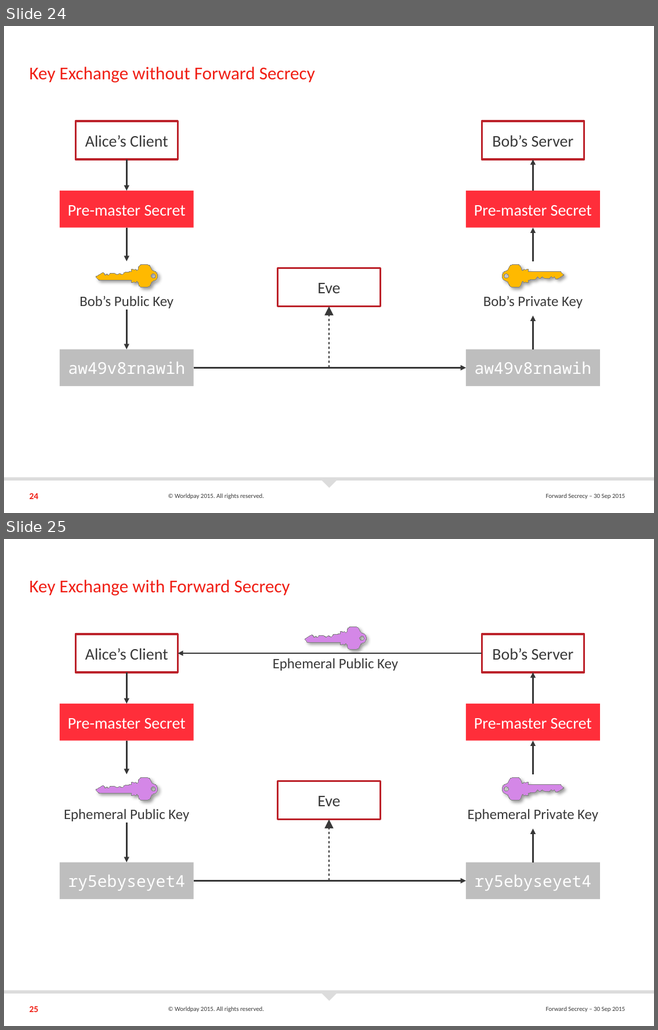
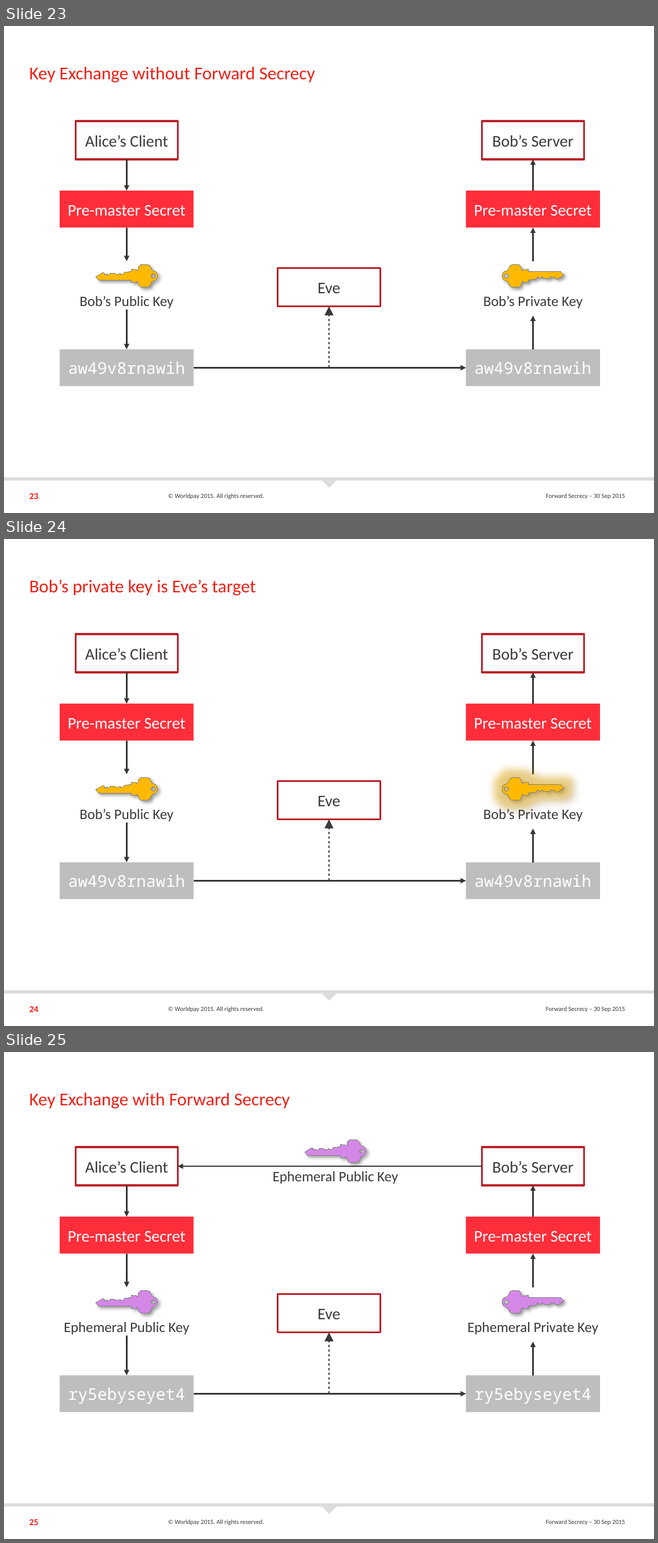
Before and after one commit to andybrodie/fsdemoapp, a slide deck: docs/Forward Secrecy in Java.pptx. Shown one above the other, each under a label of ours: slides 24 and 25 before the commit, slides 23, 24 and 25 after it. The pictures are 658x1030 and 658x1543 pixels, drawn with LibreOffice and Linux fonts; fonts in the diff are those of the drawing; background and template pictures are left out. Boxes give left, top, right and bottom in pixels: in the first picture for what was removed or moved away, otherwise in the second. Text is boxed around its words. In the diff, an @@ line names an element or a change of style, - is before the commit and + after.

```diff
--- a/docs/Forward Secrecy in Java.pptx
+++ b/docs/Forward Secrecy in Java.pptx
@@ slide 24 added at box(4, 539, 654, 1026), background #FFFFFF; not listed: 4 template elements that a slide beside it also shows @@
@@ title added at box(30, 580, 256, 596), 20 pt, text #F01E14 @@
+Bob’s private key is Eve’s target
@@ rectangle added at box(75, 634, 177, 672), outline #BD222B 2 pt, 18 pt, text #393939 @@
+Alice’s Client
@@ rectangle added at box(481, 634, 583, 672), outline #BD222B 2 pt, 18 pt, text #393939 @@
+Bob’s Server
@@ arrow added from (127, 672) to (127, 704), #383838 1.75 pt @@
@@ arrow added from (533, 704) to (533, 672), #383838 1.75 pt @@
@@ rectangle added at box(60, 704, 194, 741), fill #FF2E3A, 18 pt, text #FFFFFF @@
+Pre-master Secret
@@ rectangle added at box(466, 704, 600, 741), fill #FF2E3A, 18 pt, text #FFFFFF @@
+Pre-master Secret
@@ arrow added from (127, 740) to (127, 774), #383838 1.75 pt @@
@@ arrow added from (533, 774) to (533, 740), #383838 1.75 pt @@
@@ freeform shape added at box(96, 777, 157, 800), fill #FFB900, outline #808080 0.75 pt @@
@@ rectangle added at box(278, 781, 379, 820), outline #BD222B 2 pt, 18 pt, text #393939 @@
+Eve
@@ freeform shape added at box(502, 777, 563, 800), fill #FFB900, outline #808080 0.75 pt @@
@@ text added at box(79, 809, 173, 821), 16 pt, text #393939 @@
+Bob’s Public Key
@@ text added at box(483, 808, 582, 821), 16 pt, text #393939 @@
+Bob’s Private Key
@@ arrow added from (127, 823) to (127, 863), #383838 1.75 pt @@
@@ arrow added from (329, 881) to (329, 820), #393939 0.75 pt dashed @@
@@ arrow added from (533, 863) to (533, 829), #383838 1.75 pt @@
@@ rectangle added at box(60, 863, 194, 900), fill #BEBEBE, 18 pt, text #FFFFFF @@
+aw49v8rnawih
@@ rectangle added at box(466, 863, 600, 900), fill #BEBEBE, 18 pt, text #FFFFFF @@
+aw49v8rnawih
@@ arrow added from (194, 881) to (466, 881), #383838 1.75 pt @@
@@ page number added at box(30, 1006, 39, 1012), 10 pt, text #F01E14, bold @@
+24
@@ what was slide 24 is now slide 23 @@
@@ page number at box(30, 493, 39, 499): text changed @@
-24
+23
```
Also in this commit, not shown: 8 slides changed, 1 other slide added, 4 slides removed.
